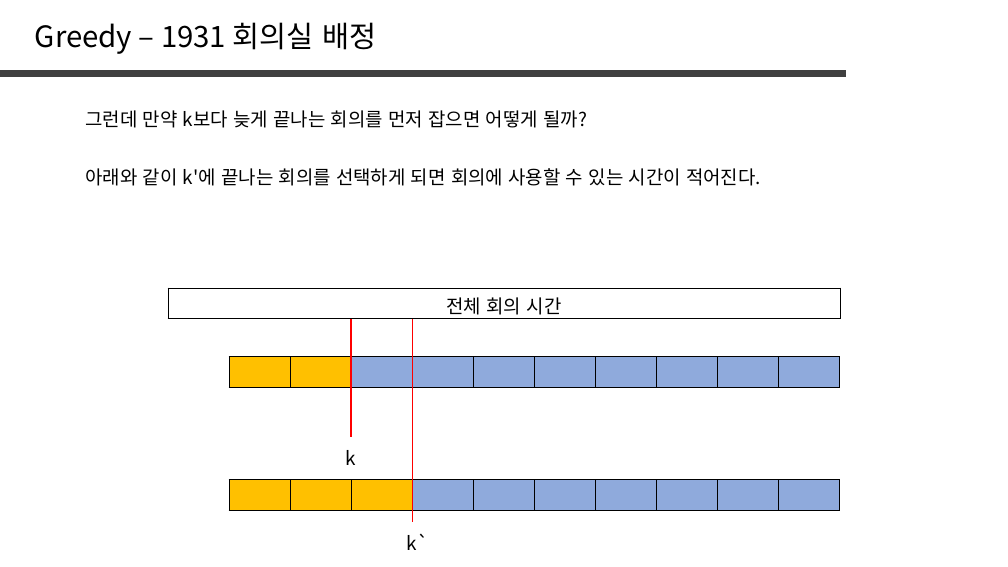
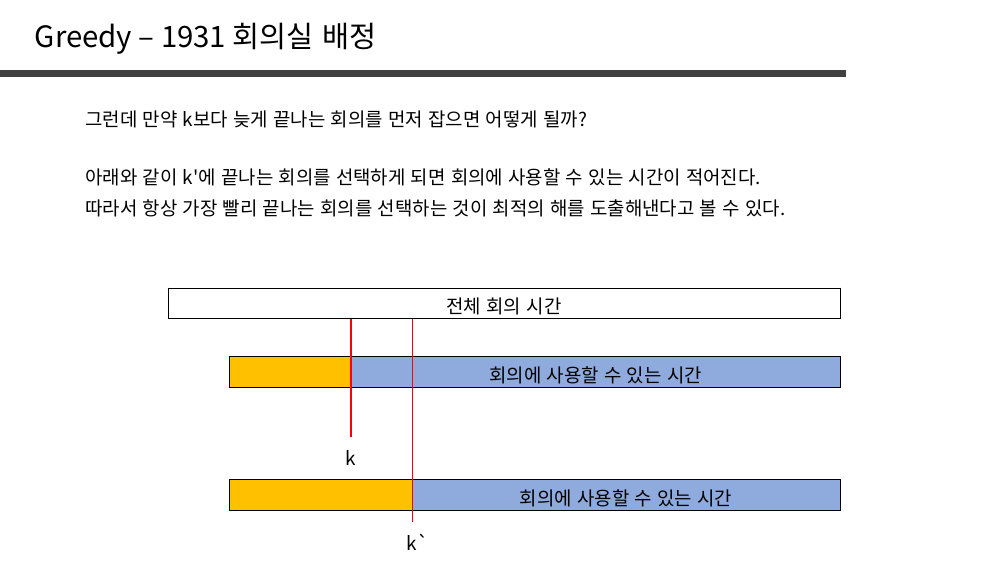
Before and after one commit to jaehoo1/PS-study, a slide deck: slide 21 of study/6_Greedy.pptx. Drawn at 1008x567 pixels with LibreOffice and Linux fonts; fonts in the diff are those of the drawing. Boxes give left, top, right and bottom in pixels: in the first picture for what was removed or moved away, otherwise in the second. Text is boxed around its words. In the diff, an @@ line names an element or a change of style, - is before the commit and + after.

```diff
--- a/study/6_Greedy.pptx
+++ b/study/6_Greedy.pptx
@@ text added at (x1=85, y1=199, x2=785, y2=217), 18 pt, text #000000 @@
+따라서 항상 가장 빨리 끝나는 회의를 선택하는 것이 최적의 해를 도출해낸다고 볼 수 있다.
@@ table at (x1=229, y1=357, x2=840, y2=388) @@
-column 2: 
-column 3: 
-column 4: 
-column 5: 
-column 6: 
-column 7: 
-column 8: 
-column 9: 
-column 10: 
+column 2: 회의에 사용할 수 있는 시간
@@ table at (x1=229, y1=480, x2=840, y2=515) @@
-column 2: 
-column 3: 
-column 4: 
-column 5: 
-column 6: 
-column 7: 
-column 8: 
-column 9: 
-column 10: 
+column 2: 회의에 사용할 수 있는 시간
```
Also in this commit, not shown: 4 other slides changed, 6 slides added.
